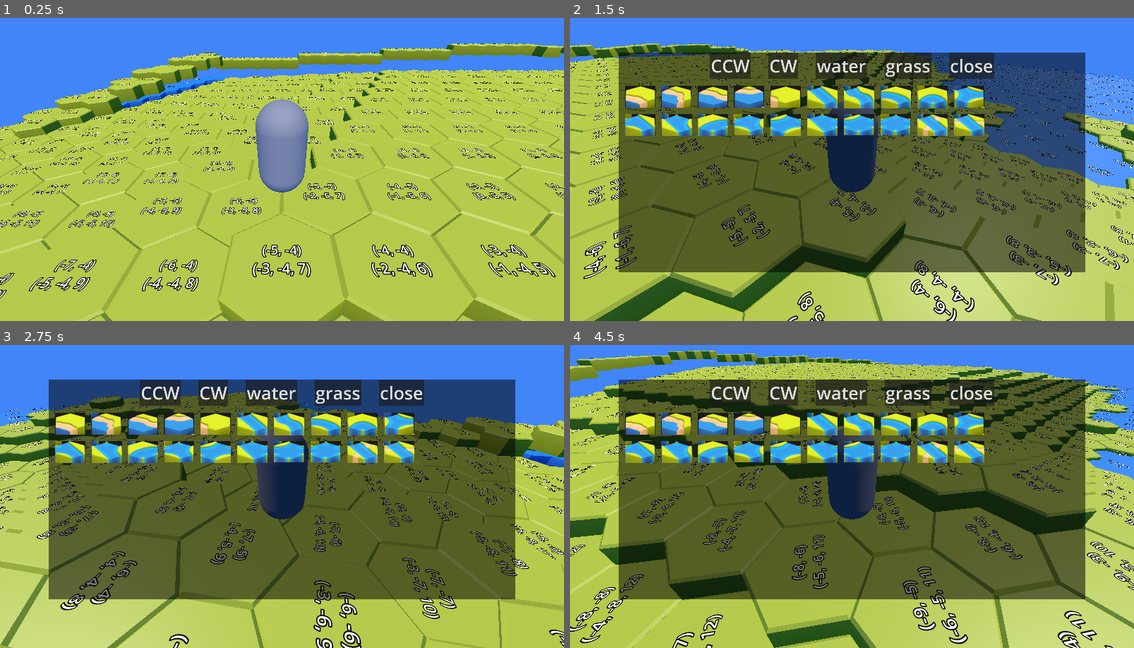
Above: before the commit, frames 1-4 (two rows, left to right).
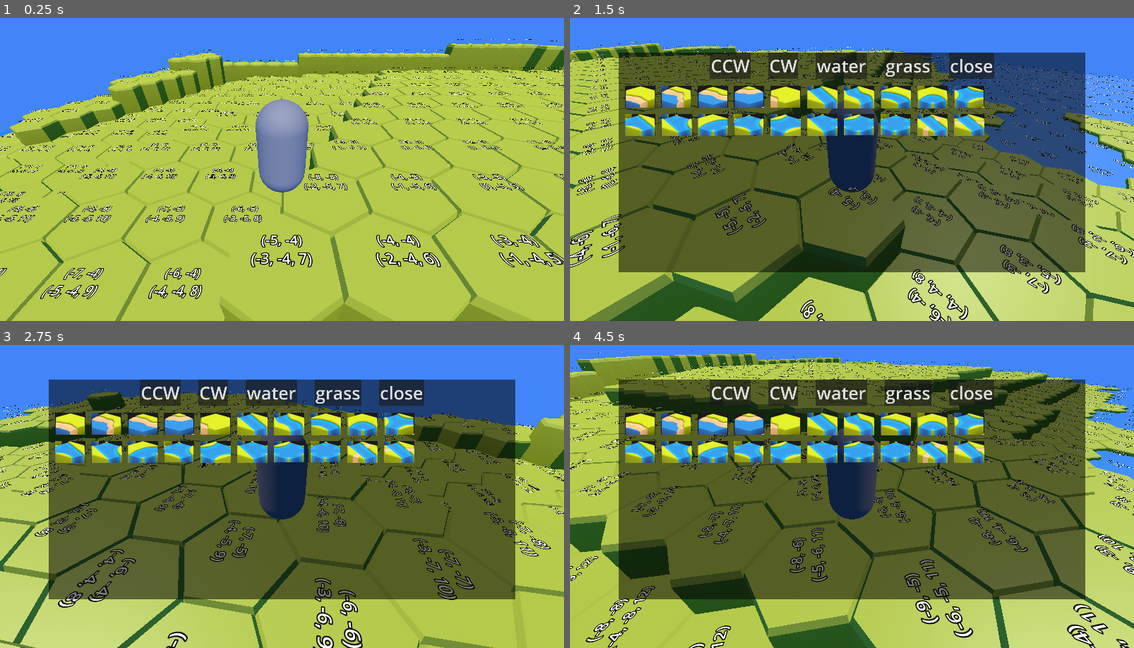
Above: after the commit, the same moments.

Repository: super-goose/hex-terrain
Game: Godot game, scene res://main.tscn
Two runs of this game, one before a commit and one after it. Both use one fixed random seed, a clock stepped at 60 frames per second and the inputs below.
Inputs (mouse positions are in pixels of both pictures, inside the frame that each line leads up to):
- Up to frame 1 (0.25 s): no input
- Up to frame 2 (1.5 s): tap Enter (ui_accept) at 0.5, 0.77 s; move the mouse to (976, 145) at 0.52 s; hold Right (ui_right) 0.53-1.28 s; click (976, 145) at 0.67 s; move the mouse to (739, 178) at 1.27 s; hold Down (ui_down) from 1.28 s (still down)
- Up to frame 3 (2.75 s): tap Enter (ui_accept) at 1.52 s; move the mouse to (338, 420) at 2.02 s; release Down (ui_down) at 2.03 s; hold Right (ui_right) from 2.03 s (still down)
- Up to frame 4 (4.5 s): move the mouse to (823, 554) at 2.77 s; release Right (ui_right) at 2.78 s; hold Up (ui_up) 2.78-3.53 s; click (823, 554) at 2.92 s; tap Enter (ui_accept) at 3.02, 3.77 s; move the mouse to (1021, 535) at 3.52 s; hold Left (ui_left) from 3.53 s (still down); move the mouse to (682, 441) at 4.27 s

The runs differ from the first frame. In frame 1, 20% of the frame differs, in the area x 0-100%, y 6-100%; in frame 2, 16%; in frame 3, 17%; in frame 4, 23%, in the area x 0-100%, y 1-100%.

Commit message:
using noise correctly

Diff:
--- a/terrain.gd
+++ b/terrain.gd
@@ -125,9 +125,10 @@
 
 	var t = Tile.instantiate()
 	t.position.x = x_offset
-	t.position.y = y_offset
+	#t.position.y = y_offset
 	t.position.z = z_offset
 	t.set_data(tile)
+	t.set_elevation(max(elevation / 2.0, 0))
 
 	t.set_type(modified_type)
 	add_child(t)
--- a/tile.gd
+++ b/tile.gd
@@ -73,6 +73,10 @@
 	elif d == 'cw':
 		rotate_y(-PI / 3)
 
+func set_elevation(e: int):
+	scale.y = e + 1
+	position.y = e
+
 func set_mesh():
 	for child in $MeshContainer.get_children():
 		$MeshContainer.remove_child(child)
